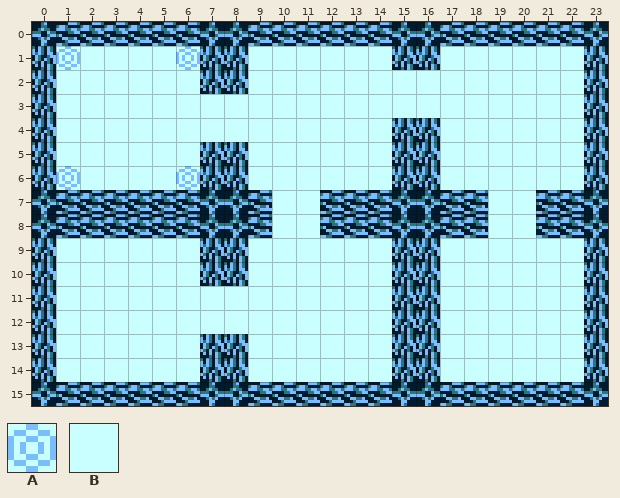
Level history. Tiled map: maps/dungeonA.tmx. Above is the file before it was changed.
Cells are 8x8 px. Shown: x 0..23, y 0..15.
Key: from "dungeon_set": A 4, B 7.
_ is an empty cell, # one hidden under a higher layer.
Layers that did not change in this view are not listed.
Layer "bg" before, first column x 0:
 0 ########################
 1 #ABBBBA##BBBBBB##BBBBBB#
 2 #BBBBBB##BBBBBBBBBBBBBB#
 3 #BBBBBBBBBBBBBBBBBBBBBB#
 4 #BBBBBBBBBBBBBB##BBBBBB#
 5 #BBBBBB##BBBBBB##BBBBBB#
 6 #ABBBBA##BBBBBB##BBBBBB#
 7 ##########BB#######BB###
 8 ##########BB#######BB###
 9 #BBBBBB##BBBBBB##BBBBBB#
10 #BBBBBB##BBBBBB##BBBBBB#
11 #BBBBBBBBBBBBBB##BBBBBB#
12 #BBBBBBBBBBBBBB##BBBBBB#
13 #BBBBBB##BBBBBB##BBBBBB#
14 #BBBBBB##BBBBBB##BBBBBB#
15 ########################
New version:
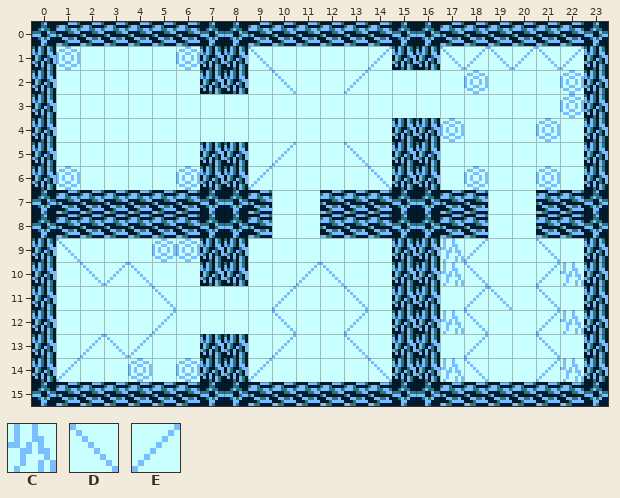
Further tiles: from "dungeon_set": C 3, D 5, E 6.
Changes in this commit:
{"where": "layer \"bg\""}
{"y":1,"x":9,"old":"B","new":"D"}
{"y":1,"x":14,"old":"B","new":"E"}
{"y":1,"x":17,"old":"BBBBBB","new":"DEDEDE"}
{"y":2,"x":10,"old":"B","new":"D"}
{"y":2,"x":13,"old":"B","new":"E"}
{"y":2,"x":18,"old":"B","new":"A"}
{"y":2,"x":22,"old":"B","new":"A"}
{"y":3,"x":22,"old":"B","new":"A"}
{"y":4,"x":17,"old":"B","new":"A"}
{"y":4,"x":21,"old":"B","new":"A"}
{"y":5,"x":10,"old":"B","new":"E"}
{"y":5,"x":13,"old":"B","new":"D"}
{"y":6,"x":9,"old":"B","new":"E"}
{"y":6,"x":14,"old":"B","new":"D"}
{"y":6,"x":18,"old":"B","new":"A"}
{"y":6,"x":21,"old":"B","new":"A"}
{"y":9,"x":1,"old":"B","new":"D"}
{"y":9,"x":5,"old":"BB","new":"AA"}
{"y":9,"x":17,"old":"BB","new":"CE"}
{"y":9,"x":21,"old":"B","new":"D"}
{"y":10,"x":2,"old":"BBB","new":"DED"}
{"y":10,"x":11,"old":"BB","new":"ED"}
{"y":10,"x":17,"old":"BB","new":"CD"}
{"y":10,"x":21,"old":"BB","new":"EC"}
{"y":11,"x":5,"old":"B","new":"D"}
{"y":11,"x":10,"old":"B","new":"E"}
{"y":11,"x":13,"old":"B","new":"D"}
{"y":11,"x":18,"old":"BB","new":"ED"}
{"y":11,"x":21,"old":"B","new":"D"}
{"y":12,"x":5,"old":"B","new":"E"}
{"y":12,"x":10,"old":"B","new":"D"}
{"y":12,"x":13,"old":"B","new":"E"}
{"y":12,"x":17,"old":"BB","new":"CD"}
{"y":12,"x":21,"old":"BB","new":"EC"}
{"y":13,"x":2,"old":"BBB","new":"EDE"}
{"y":13,"x":10,"old":"B","new":"E"}
{"y":13,"x":13,"old":"B","new":"D"}
{"y":13,"x":18,"old":"B","new":"E"}
{"y":13,"x":21,"old":"B","new":"D"}
{"y":14,"x":1,"old":"B","new":"E"}
{"y":14,"x":4,"old":"B","new":"A"}
{"y":14,"x":6,"old":"B","new":"A"}
{"y":14,"x":9,"old":"B","new":"E"}
{"y":14,"x":14,"old":"B","new":"D"}
{"y":14,"x":17,"old":"BB","new":"CD"}
{"y":14,"x":21,"old":"BB","new":"EC"}
